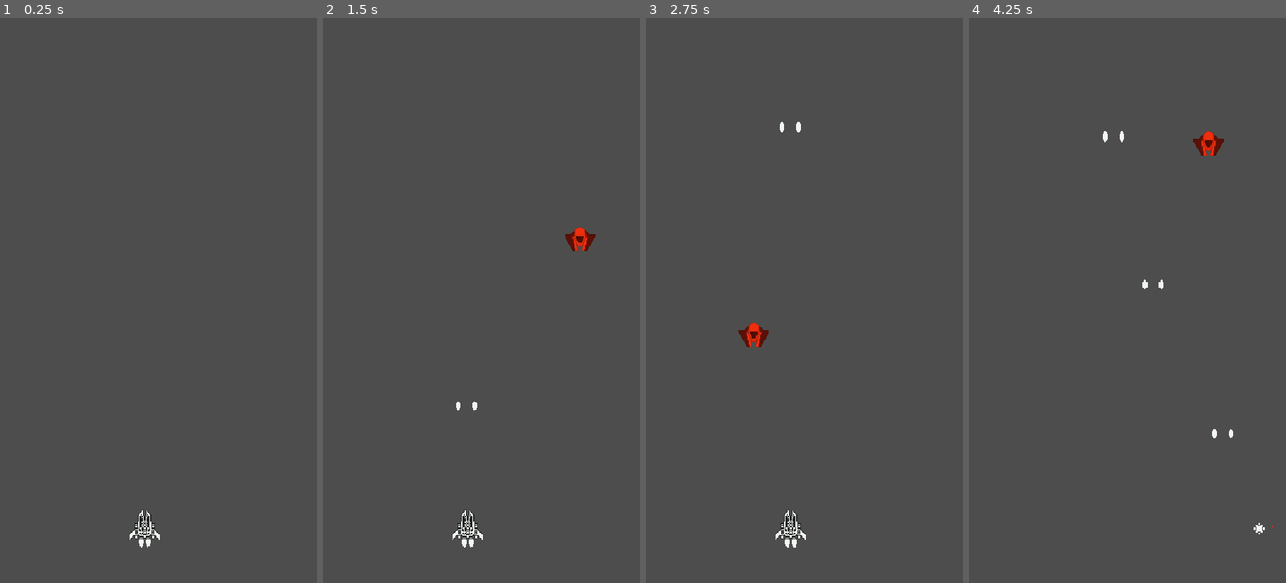
Above: before the commit, frames 1-4 (left to right).
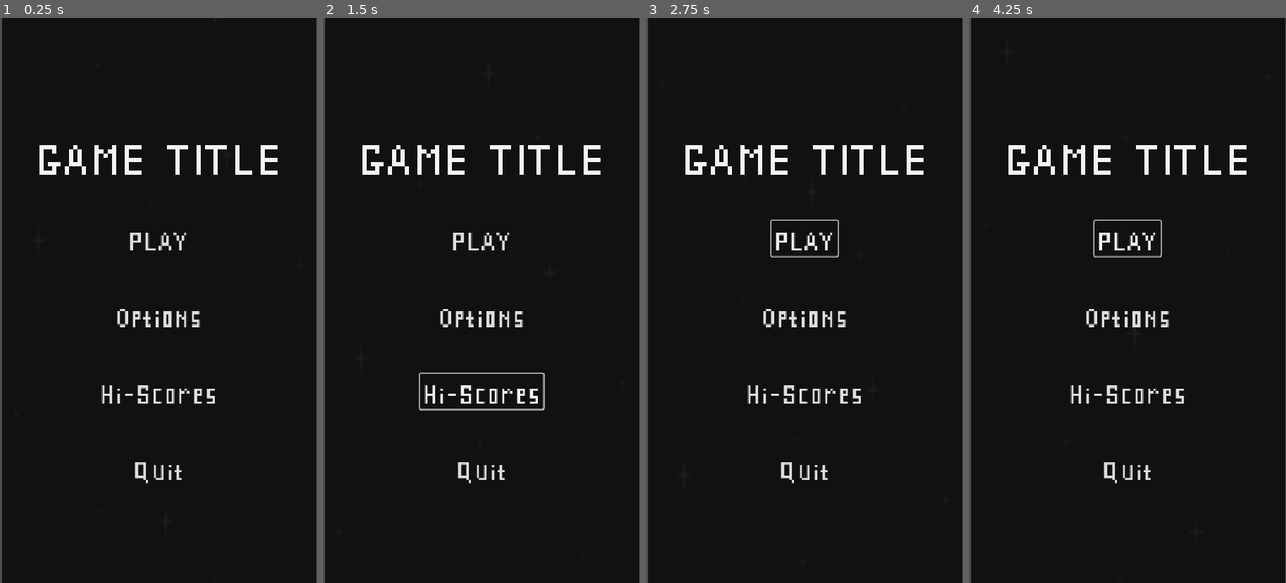
Above: after the commit, the same moments.

Repository: rnakkas/GodotSandbox
Game: Godot game, scene res://ShmupSandbox/Main/Scenes/main.tscn
Same seed, same stepped clock (60 frames per second), same inputs: the game is played once before the commit and once after it.
Inputs (mouse positions are in pixels of both pictures, inside the frame that each line leads up to):
- Up to frame 1 (0.25 s): no input
- Up to frame 2 (1.5 s): click (481, 311) at 0.5 s, where only the run after the commit has a clickable "Options"; click (481, 390) at 1.25 s, where only the run after the commit has a clickable "Hi-Scores"
- Up to frame 3 (2.75 s): click (804, 238) at 2 s, where only the run after the commit has a clickable "PLAY"
- Up to frame 4 (4.25 s): click (1127, 238) at 2.75 s, where only the run after the commit has a clickable "PLAY"; move the mouse to (1197, 272) at 3.52 s; press the mouse at (1197, 272) at 3.53 s; hold D (move_right) from 3.53 s (still down)

The runs differ from the first frame. In frame 1, 99% of the frame differs, in the area x 0-100%, y 0-100%; in frame 2, 99%; in frame 3, 99%; in frame 4, 99%.

Commit message:
moved parallax background to ui level out of main menu

Diff:
--- a/ShmupSandbox/Main/Scenes/main.tscn
+++ b/ShmupSandbox/Main/Scenes/main.tscn
@@ -1,11 +1,26 @@
-[gd_scene load_steps=3 format=3 uid="uid://betfkrygq2ejo"]
+[gd_scene load_steps=5 format=3 uid="uid://betfkrygq2ejo"]
 
 [ext_resource type="Script" uid="uid://rllceid1ypu1" path="res://ShmupSandbox/Main/Scripts/main.gd" id="1_aucld"]
-[ext_resource type="PackedScene" uid="uid://b0ndt0kisoyg3" path="res://ShmupSandbox/Main/Scenes/game.tscn" id="1_c17wt"]
+[ext_resource type="PackedScene" uid="uid://dw1uu0vpx6e46" path="res://ShmupSandbox/UI/Scenes/main_menu.tscn" id="2_wc50p"]
+[ext_resource type="Script" uid="uid://cv1tb3kosvc8x" path="res://ShmupSandbox/UI/Scripts/parallax_background.gd" id="3_sfnpo"]
+[ext_resource type="Texture2D" uid="uid://db1kvoxnhwk4t" path="res://ShmupSandbox/Assets/ParallaxBackgrounds/black.png" id="4_ug3jy"]
 
 [node name="Main" type="Node2D"]
 script = ExtResource("1_aucld")
 
 [node name="UI" type="CanvasLayer" parent="."]
 
-[node name="Game" parent="." instance=ExtResource("1_c17wt")]
+[node name="main_menu" parent="UI" instance=ExtResource("2_wc50p")]
+
+[node name="ParallaxBackground" type="ParallaxBackground" parent="UI"]
+script = ExtResource("3_sfnpo")
+scroll_speed = 160.0
+
+[node name="ParallaxLayer" type="ParallaxLayer" parent="UI/ParallaxBackground"]
+motion_scale = Vector2(0, 0.5)
+motion_mirroring = Vector2(0, 960)
+
+[node name="Sprite2D" type="Sprite2D" parent="UI/ParallaxBackground/ParallaxLayer"]
+position = Vector2(270.5, 484)
+scale = Vector2(2.08984, 3.79688)
+texture = ExtResource("4_ug3jy")
--- a/ShmupSandbox/UI/Scenes/main_menu.tscn
+++ b/ShmupSandbox/UI/Scenes/main_menu.tscn
@@ -1,7 +1,5 @@
-[gd_scene load_steps=4 format=3 uid="uid://dw1uu0vpx6e46"]
+[gd_scene load_steps=2 format=3 uid="uid://dw1uu0vpx6e46"]
 
-[ext_resource type="Script" uid="uid://cv1tb3kosvc8x" path="res://ShmupSandbox/UI/Scripts/parallax_background.gd" id="1_70k6g"]
-[ext_resource type="Texture2D" uid="uid://db1kvoxnhwk4t" path="res://ShmupSandbox/Assets/ParallaxBackgrounds/black.png" id="1_n1a8v"]
 [ext_resource type="FontFile" uid="uid://biycie4kaffui" path="res://ShmupSandbox/Assets/Fonts/SPLCF.ttf" id="3_v14c2"]
 
 [node name="main_menu" type="Control"]
@@ -11,19 +9,6 @@
 anchor_bottom = 1.0
 grow_horizontal = 2
 grow_vertical = 2
-
-[node name="ParallaxBackground" type="ParallaxBackground" parent="."]
-script = ExtResource("1_70k6g")
-scroll_speed = 150.0
-
-[node name="ParallaxLayer" type="ParallaxLayer" parent="ParallaxBackground"]
-motion_scale = Vector2(0, 0.5)
-motion_mirroring = Vector2(0, 960)
-
-[node name="Sprite2D" type="Sprite2D" parent="ParallaxBackground/ParallaxLayer"]
-position = Vector2(271.5, 478.5)
-scale = Vector2(2.10547, 3.76172)
-texture = ExtResource("1_n1a8v")
 
 [node name="MarginContainer" type="MarginContainer" parent="."]
 layout_mode = 1
@@ -44,10 +29,10 @@
 [node name="separator" type="Control" parent="MarginContainer/VBoxContainer"]
 layout_mode = 2
 
-[node name="separator3" type="Control" parent="MarginContainer/VBoxContainer"]
+[node name="separator2" type="Control" parent="MarginContainer/VBoxContainer"]
 layout_mode = 2
 
-[node name="Title" type="Label" parent="MarginContainer/VBoxContainer"]
+[node name="title" type="Label" parent="MarginContainer/VBoxContainer"]
 layout_mode = 2
 theme_override_colors/font_color = Color(0.941176, 0.964706, 0.941176, 1)
 theme_override_fonts/font = ExtResource("3_v14c2")
@@ -55,7 +40,7 @@
 text = "GAME TITLE"
 horizontal_alignment = 1
 
-[node name="Button" type="Button" parent="MarginContainer/VBoxContainer"]
+[node name="play_button" type="Button" parent="MarginContainer/VBoxContainer"]
 layout_mode = 2
 size_flags_horizontal = 4
 theme_override_fonts/font = ExtResource("3_v14c2")
@@ -63,7 +48,7 @@
 text = "PLAY"
 flat = true
 
-[node name="Button2" type="Button" parent="MarginContainer/VBoxContainer"]
+[node name="options_button" type="Button" parent="MarginContainer/VBoxContainer"]
 layout_mode = 2
 size_flags_horizontal = 4
 size_flags_vertical = 4
@@ -72,7 +57,7 @@
 text = "Options"
 flat = true
 
-[node name="Button3" type="Button" parent="MarginContainer/VBoxContainer"]
+[node name="hi_scores_button" type="Button" parent="MarginContainer/VBoxContainer"]
 layout_mode = 2
 size_flags_horizontal = 4
 theme_override_fonts/font = ExtResource("3_v14c2")
@@ -80,7 +65,7 @@
 text = "Hi-Scores"
 flat = true
 
-[node name="Button4" type="Button" parent="MarginContainer/VBoxContainer"]
+[node name="quit_button" type="Button" parent="MarginContainer/VBoxContainer"]
 layout_mode = 2
 size_flags_horizontal = 4
 size_flags_vertical = 4
